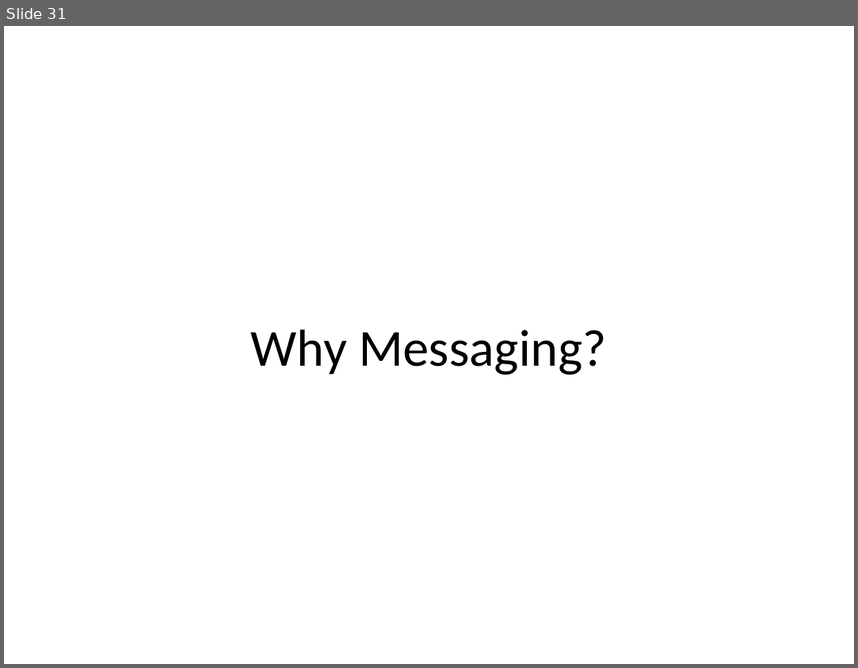
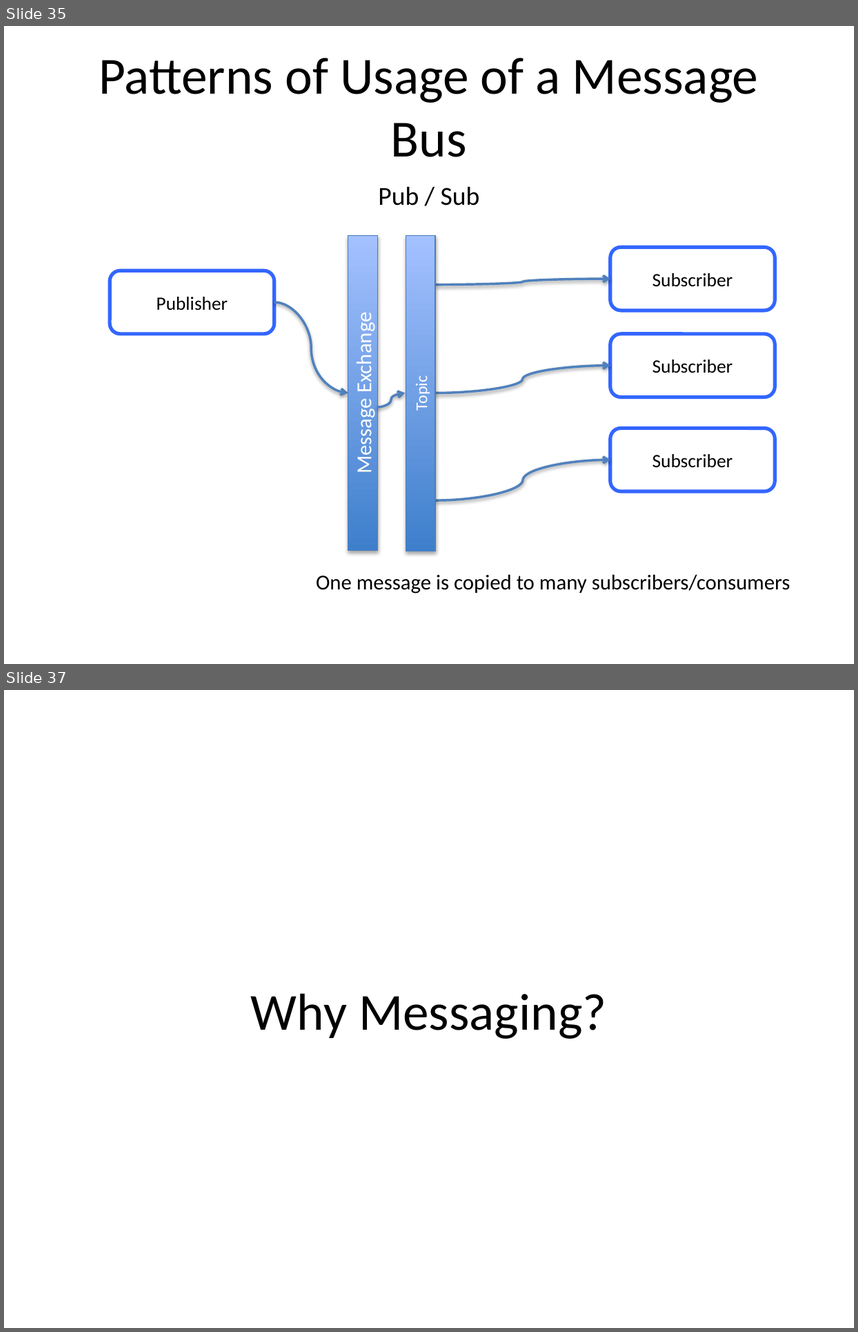
Before and after one commit to meadoch1/practical_messaging, a slide deck: Practical Messaging.pptx. Shown one above the other, each under a label of ours: slide 31 before the commit, slides 35 and 37 after it; the slides between them are not shown. The pictures are 858x668 and 858x1332 pixels, drawn with LibreOffice and Linux fonts; fonts in the diff are those of the drawing. Boxes give left, top, right and bottom in pixels: in the first picture for what was removed or moved away, otherwise in the second. Text is boxed around its words. In the diff, an @@ line names an element or a change of style, - is before the commit and + after.

```diff
--- a/Practical Messaging.pptx
+++ b/Practical Messaging.pptx
@@ slide 35 added at (x1=4, y1=26, x2=854, y2=664), background #FFFFFF @@
@@ title added at (x1=99, y1=58, x2=759, y2=157), 44.1 pt, text #000000 @@
+Patterns of Usage of a Message Bus
@@ text added at (x1=378, y1=187, x2=480, y2=205), 22 pt, text #000000 @@
+Pub / Sub
@@ rectangle added at (x1=348, y1=235, x2=378, y2=550), fill gradient #3F80CE to #A4C4FF, outline #4B7EBC 0.75 pt, 18 pt, text #FFFFFF @@
+Message Exchange
@@ rectangle added at (x1=406, y1=235, x2=436, y2=550), fill gradient #3F80CE to #A4C4FF, outline #4B7EBC 0.75 pt, 14 pt, text #FFFFFF @@
+Topic
@@ rounded rectangle added at (x1=610, y1=247, x2=775, y2=310), fill #FFFFFF, outline #3366FF 3 pt, 16 pt, text #000000 @@
+Subscriber
@@ rounded rectangle added at (x1=110, y1=271, x2=274, y2=334), fill #FFFFFF, outline #3366FF 3 pt, 16 pt, text #000000 @@
+Publisher
@@ curved arrow added from (436, 285) to (610, 279), #4F81BD 2 pt @@
@@ curved arrow added from (274, 302) to (348, 392), #4F81BD 2 pt @@
@@ rounded rectangle added at (x1=610, y1=334, x2=775, y2=397), fill #FFFFFF, outline #3366FF 3 pt, 16 pt, text #000000 @@
+Subscriber
@@ curved arrow added from (435, 392) to (610, 365), #4F81BD 2 pt @@
@@ curved arrow added from (377, 407) to (406, 392), #4F81BD 2 pt @@
@@ rounded rectangle added at (x1=610, y1=428, x2=775, y2=491), fill #FFFFFF, outline #3366FF 3 pt, 16 pt, text #000000 @@
+Subscriber
@@ curved arrow added from (436, 500) to (610, 459), #4F81BD 2 pt @@
@@ text added at (x1=316, y1=574, x2=791, y2=593), 18 pt, text #000000 @@
+One message is copied to many subscribers/consumers
@@ what was slide 31 is now slide 37 @@
```
Also in this commit, not shown: 24 slides changed, 6 other slides added, 1 other file.
